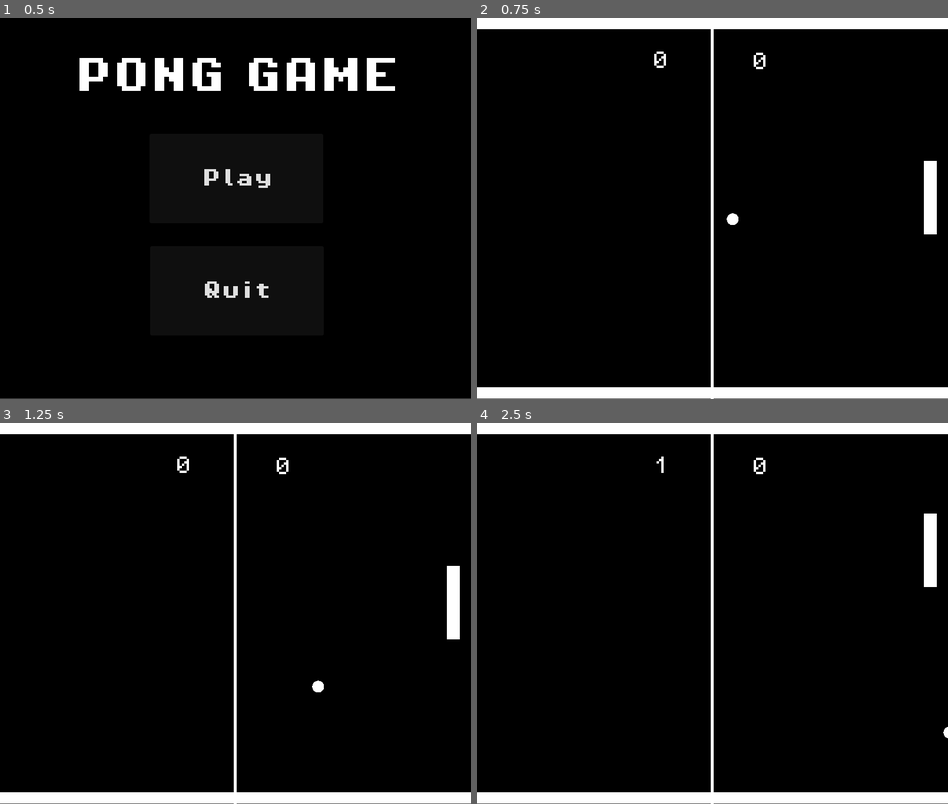
Above: before the commit, frames 1-4 (two rows, left to right).
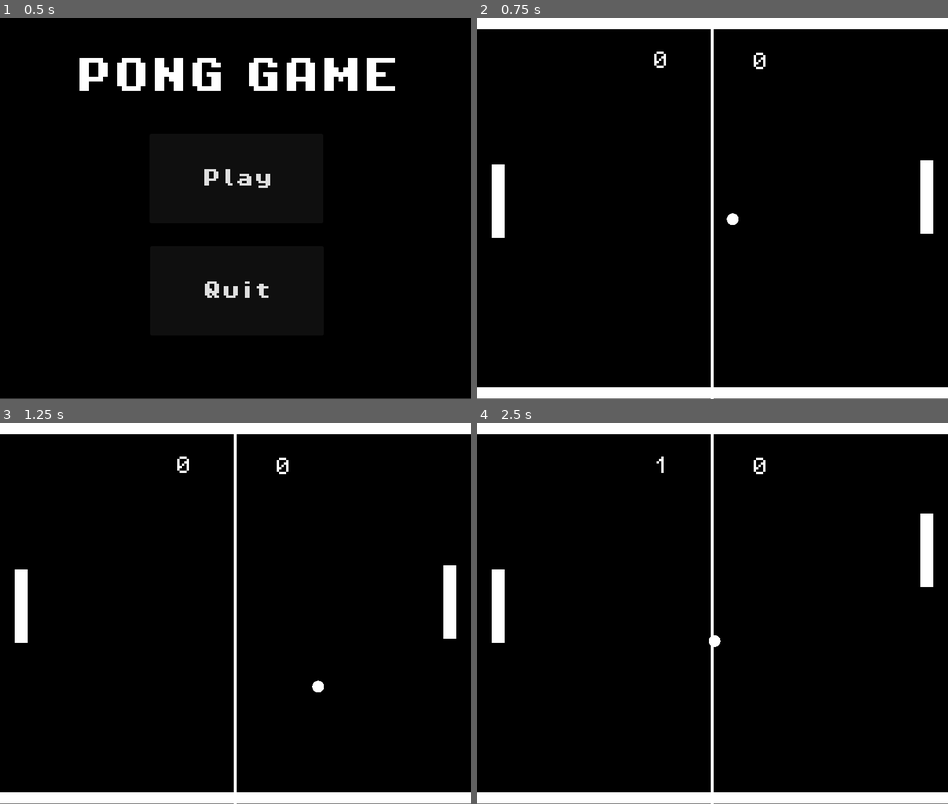
Above: after the commit, the same moments.

Repository: LuanNaves/PongGame
Game: Godot game, scene res://main.tscn
Two runs of this game, one before a commit and one after it. Both use one fixed random seed, a clock stepped at 60 frames per second and the inputs below.
Inputs:
- Up to frame 1 (0.5 s): no input
- Up to frame 2 (0.75 s): click "Play" at 0.5 s
- Up to frame 3 (1.25 s): no input
- Up to frame 4 (2.5 s): hold Up (player1_up) 1.28-2.03 s; tap S (player2_down) at 1.35, 2.3 s; tap W (player2_up) at 1.55, 2.1 s; hold Down (player1_down) from 2.03 s (still down)

Frame 1 is identical in both runs. In frame 2, 0.8% of the frame differs, in the area x 3-98%, y 37-58%; in frame 3, 0.8%; in frame 4, 0.9%, in the area x 3-100%, y 23-83%.

Commit message:
Update

Diff:
--- a/scenes/game.tscn
+++ b/scenes/game.tscn
@@ -1,9 +1,10 @@
-[gd_scene load_steps=7 format=3 uid="uid://bu8bj6olc82w1"]
+[gd_scene load_steps=8 format=3 uid="uid://bu8bj6olc82w1"]
 
 [ext_resource type="PackedScene" uid="uid://cn8stup7tm812" path="res://scenes/background.tscn" id="1_rlp3e"]
 [ext_resource type="PackedScene" uid="uid://bv2eyxjhivvip" path="res://scenes/player.tscn" id="2_ktenp"]
 [ext_resource type="PackedScene" uid="uid://myg0teikumsd" path="res://scenes/walls.tscn" id="3_r4qtw"]
 [ext_resource type="PackedScene" uid="uid://bueweosy3541l" path="res://scenes/ball.tscn" id="4_leemd"]
+[ext_resource type="Script" path="res://scripts/player2.gd" id="5_160x7"]
 [ext_resource type="PackedScene" uid="uid://5kym87ec46pq" path="res://scenes/score.tscn" id="5_mwq7j"]
 
 [sub_resource type="StyleBoxLine" id="StyleBoxLine_nsfhs"]
@@ -30,6 +31,10 @@
 position = Vector2(399, 307)
 
 [node name="Player1" parent="." instance=ExtResource("2_ktenp")]
-position = Vector2(759, 243)
+position = Vector2(753, 242)
+
+[node name="Player2" parent="." instance=ExtResource("2_ktenp")]
+position = Vector2(25, 249)
+script = ExtResource("5_160x7")
 
 [node name="Score" parent="." instance=ExtResource("5_mwq7j")]
--- a/scripts/ball.gd
+++ b/scripts/ball.gd
@@ -1,7 +1,13 @@
 extends CharacterBody2D
 
+var SPEED = 300.0
+var rng = RandomNumberGenerator.new()
 
-var SPEED = 300.0
+func reset():
+	var randx = rng.randf_range(-200, 200)
+	var randY = rng.randf_range(150,450)
+	position = Vector2(400, randY)
+	velocity = Vector2(200, 200).normalized() * SPEED
 
 func _ready():
 	velocity = Vector2(200, 200).normalized() * SPEED
@@ -10,4 +16,4 @@
 	var collision = move_and_collide(velocity * delta)
 	if collision:
 		velocity = velocity.bounce(collision.get_normal())
-		SPEED += 1
+		SPEED += 2
--- /dev/null
+++ b/scripts/player2.gd
@@ -0,0 +1,13 @@
+extends CharacterBody2D
+
+const SPEED = 300.0
+
+func _physics_process(delta):
+	# Get the input direction and handle the movement/deceleration.
+	var direction = Input.get_axis("player2_up", "player2_down")
+	if direction:
+		velocity.y = direction * SPEED
+	else:
+		velocity.y = move_toward(velocity.x, 0, SPEED)
+
+	move_and_slide()
--- a/scripts/score.gd
+++ b/scripts/score.gd
@@ -1,5 +1,6 @@
 extends Node
 
+@onready var ball = $"../Ball"
 @onready var p1_label = $"Player1 Score/Label"
 @onready var p2_label = $"Player2 Score/Label"
 var P1_SCORE = Game.player1_score
@@ -8,7 +9,9 @@
 func _on_player_1_score_body_entered(body):
 	P1_SCORE += 1
 	p1_label.text = str(P1_SCORE)
+	ball.reset()
 
 func _on_player_2_score_body_entered(body):
 	P2_SCORE += 1
 	p2_label.text = str(P2_SCORE)
+	ball.reset()
